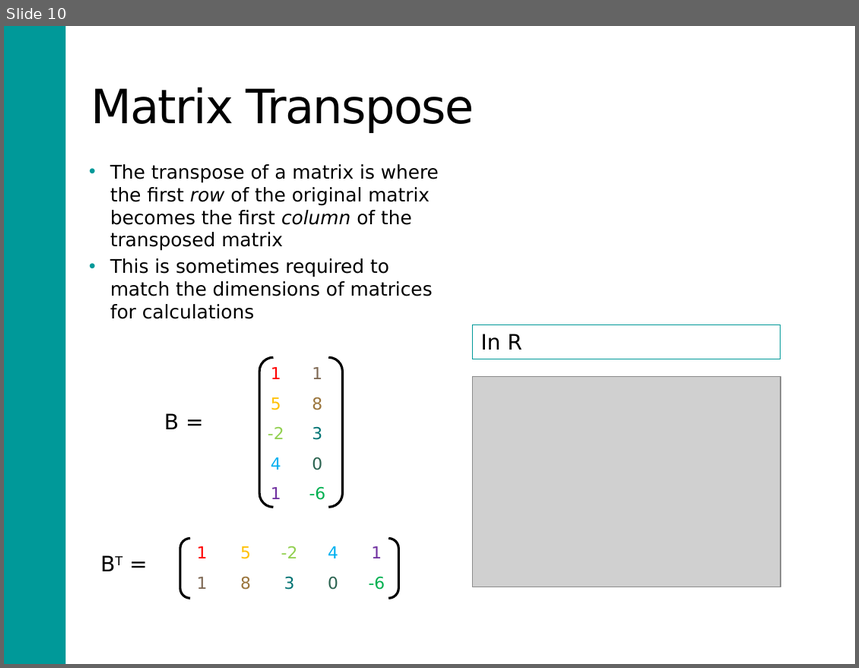
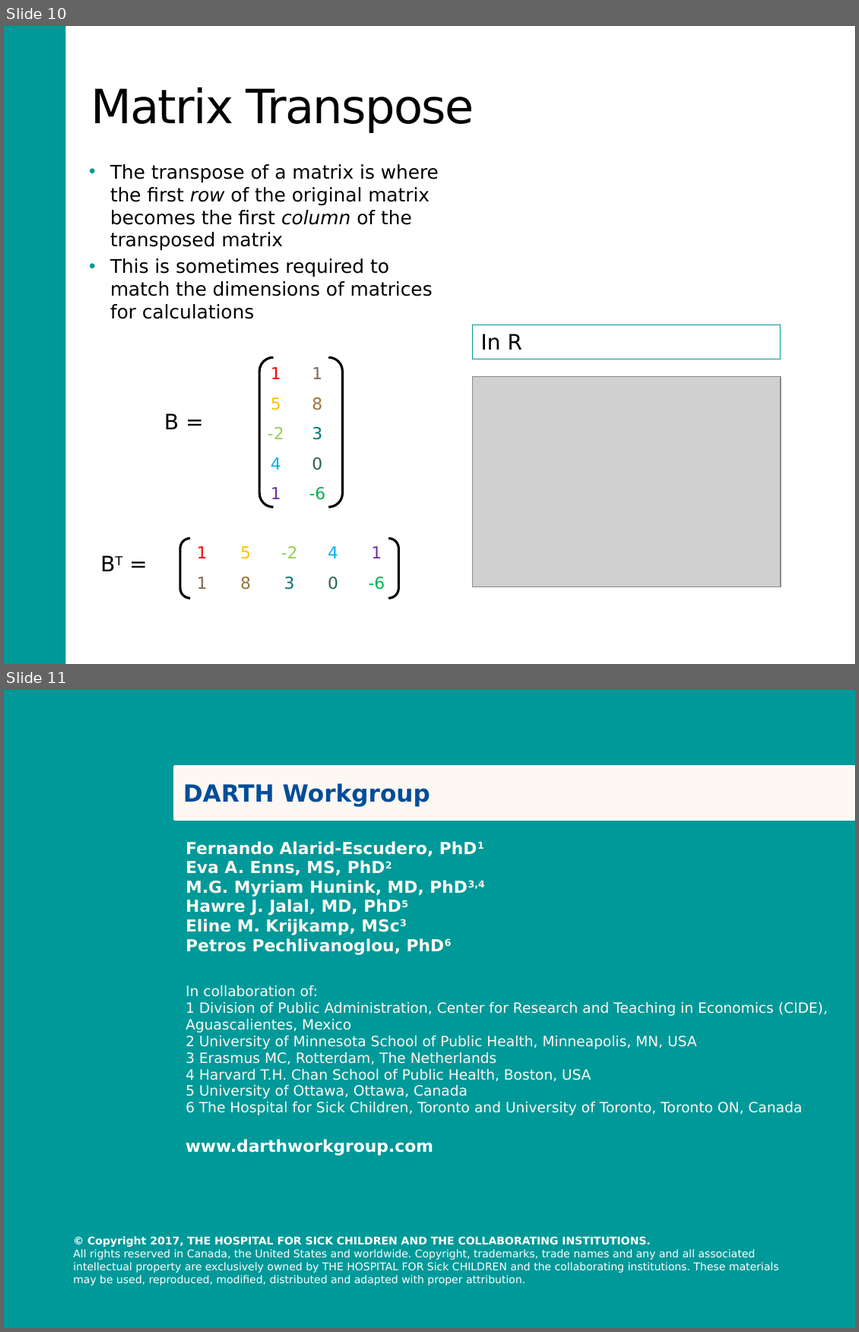
Before and after one commit to DARTH-git/Course-Modularization, a slide deck: static/Course_Modularization/Intro, general, packages/matrixAlgebraSlides for markov tutorials.pptx. Shown one above the other, each under a label of ours: slide 10 before the commit, slides 10 and 11 after it. The pictures are 859x668 and 859x1332 pixels, drawn with LibreOffice and Linux fonts; fonts in the diff are those of the drawing; grey boxes stand for pictures; background and template pictures are left out. Boxes give left, top, right and bottom in pixels: in the first picture for what was removed or moved away, otherwise in the second. Text is boxed around its words. In the diff, an @@ line names an element or a change of style, - is before the commit and + after.

```diff
--- a/static/Course_Modularization/Intro, general, packages/matrixAlgebraSlides for markov tutorials.pptx
+++ b/static/Course_Modularization/Intro, general, packages/matrixAlgebraSlides for markov tutorials.pptx
@@ slide 11 added at [4, 690, 855, 1328], background #009999 @@
@@ rectangle added at [19, 723, 47, 1004], fill #009999 @@
@@ rectangle added at [175, 767, 855, 820], fill #FEF8F3, outline #FFFFFF 2 pt, 20 pt, text #004D99, bold @@
+DARTH Workgroup
@@ table added at [177, 834, 855, 1141], 2 rows, 2 columns @@
+Fernando Alarid-Escudero, PhD1 / Eva A. Enns, MS, PhD2 / M.G. Myriam Hunink, MD, PhD3,4 / Hawre J. Jalal, MD, PhD5 / Eline M. Krijkamp, MSc3 / Petros Pechlivanoglou, PhD6 | 
+In collaboration of: / 1 Division of Public Administration, Center for Research and Teaching in Economics (CIDE), Aguascalientes, Mexico / 2 University of Minnesota School of Public Health, Minneapolis, MN, USA / 3 Erasmus MC, Rotterdam, The Netherlands / 4 Harvard T.H. Chan School of Public Health, Boston, USA / 5 University of Ottawa, Ottawa, Canada / 6 The Hospital for Sick Children, Toronto and University of Toronto, Toronto ON, Canada | 
@@ text added at [186, 1139, 433, 1156], 14 pt, text #FFFFFF, bold @@
+www.darthworkgroup.com
@@ text added at [73, 1236, 779, 1286], 9 pt, text #FFFFFF @@
+© Copyright 2017, THE HOSPITAL FOR SICK CHILDREN AND THE COLLABORATING INSTITUTIONS.
+All rights reserved in Canada, the United States and worldwide. Copyright, trademarks, trade names and any and all associated intellectual property are exclusively owned by THE HOSPITAL FOR Sick CHILDREN and the collaborating institutions. These materials may be used, reproduced, modified, distributed and adapted with proper attribution.
```
Also in this commit, not shown: 1 slide changed, 1 slide removed.
